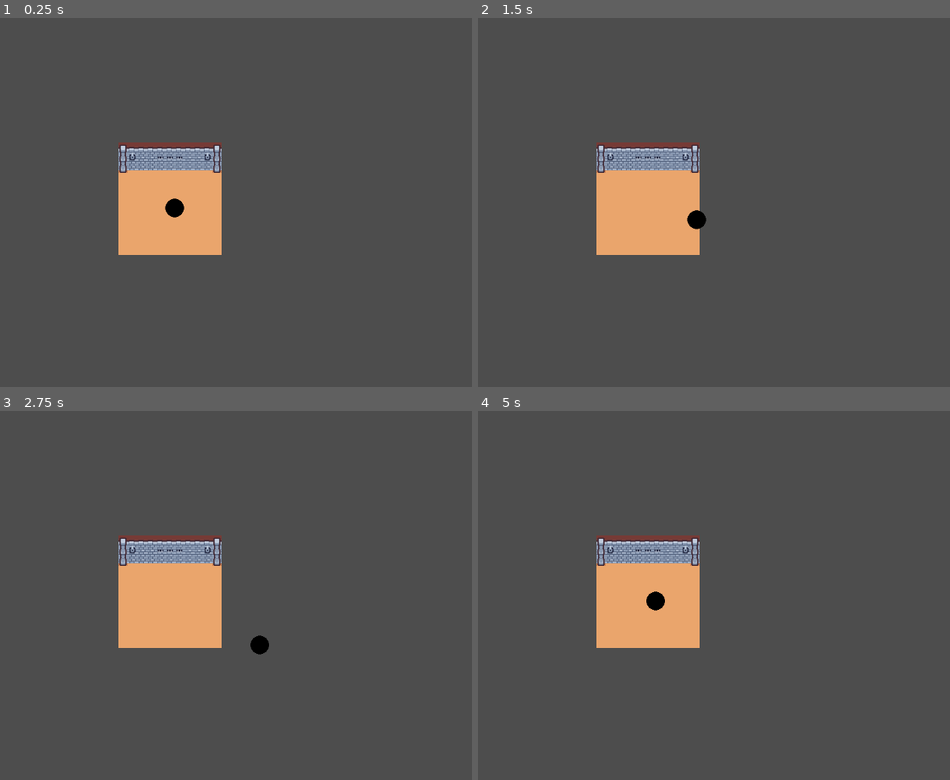
Above: before the commit, frames 1-4 (two rows, left to right).
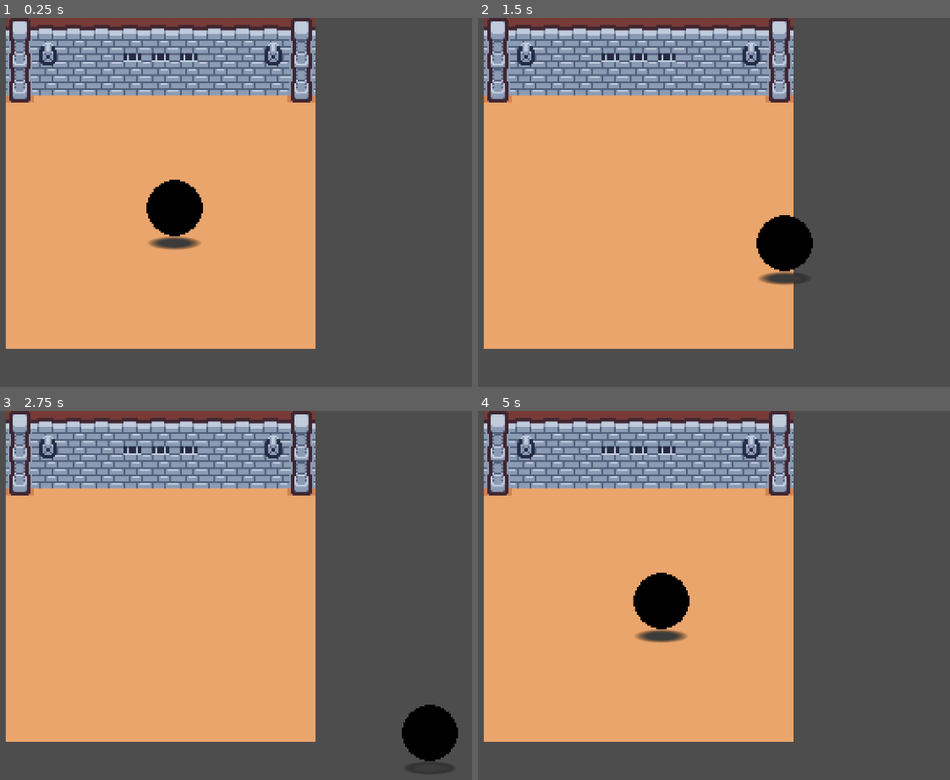
Above: after the commit, the same moments.

Repository: JoshKroft/2025GameJamSpring
Game: Godot game, scene res://2025 Game Jam.tscn
The game is run twice, just before and just after one commit, with the same random seed, the same clock (stepped at 60 frames per second) and the same inputs.
Inputs:
- Up to frame 1 (0.25 s): no input
- Up to frame 2 (1.5 s): tap Enter at 0.5 s; hold D (right) 0.53-1.28 s; hold S (down) from 1.28 s (still down)
- Up to frame 3 (2.75 s): release S (down) at 2.03 s; hold D (right) from 2.03 s (still down)
- Up to frame 4 (5 s): release D (right) at 2.78 s; hold W (up) 2.78-3.53 s; hold A (left) from 3.53 s (still down)

The runs differ from the first frame. In frame 1, 55% of the frame differs, in the area x 1-67%, y 0-90%; in frame 2, 54%; in frame 3, 55%; in frame 4, 55%.

Commit message:
Working on shadow

Diff:
--- a/2025 Game Jam.tscn
+++ b/2025 Game Jam.tscn
@@ -148,6 +148,16 @@
 physics_layer_0/collision_layer = 1
 sources/0 = SubResource("TileSetAtlasSource_lnhsk")
 
+[sub_resource type="Gradient" id="Gradient_pefn0"]
+offsets = PackedFloat32Array(0.512987, 1)
+colors = PackedColorArray(1, 1, 1, 1, 0, 0, 0, 0)
+
+[sub_resource type="GradientTexture2D" id="GradientTexture2D_d570i"]
+gradient = SubResource("Gradient_pefn0")
+fill = 1
+fill_from = Vector2(0.5, 0.5)
+fill_to = Vector2(1, 0.5)
+
 [sub_resource type="RectangleShape2D" id="RectangleShape2D_to1hj"]
 size = Vector2(32, 32)
 
@@ -168,8 +178,13 @@
 [node name="RayCast2D" type="RayCast2D" parent="CharacterBody2D/Sprite2D/CastShadow"]
 
 [node name="Sprite2D" type="Sprite2D" parent="CharacterBody2D/Sprite2D/CastShadow"]
+modulate = Color(0.230315, 0.230315, 0.230315, 1)
+position = Vector2(0, 20)
+scale = Vector2(0.5, 0.125)
+texture = SubResource("GradientTexture2D_d570i")
 
 [node name="CollisionShape2D" type="CollisionShape2D" parent="CharacterBody2D"]
 shape = SubResource("RectangleShape2D_to1hj")
 
 [node name="Camera2D" type="Camera2D" parent="."]
+zoom = Vector2(3, 3)
Not shown: 1 places in 2025 Game Jam.tscn that only renumber resources
